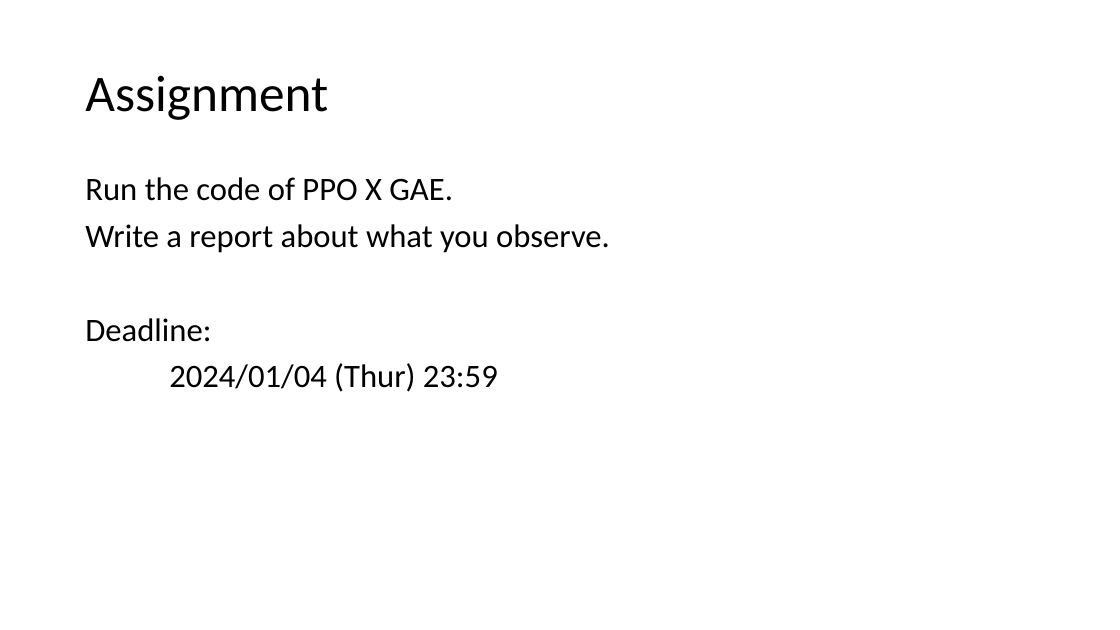
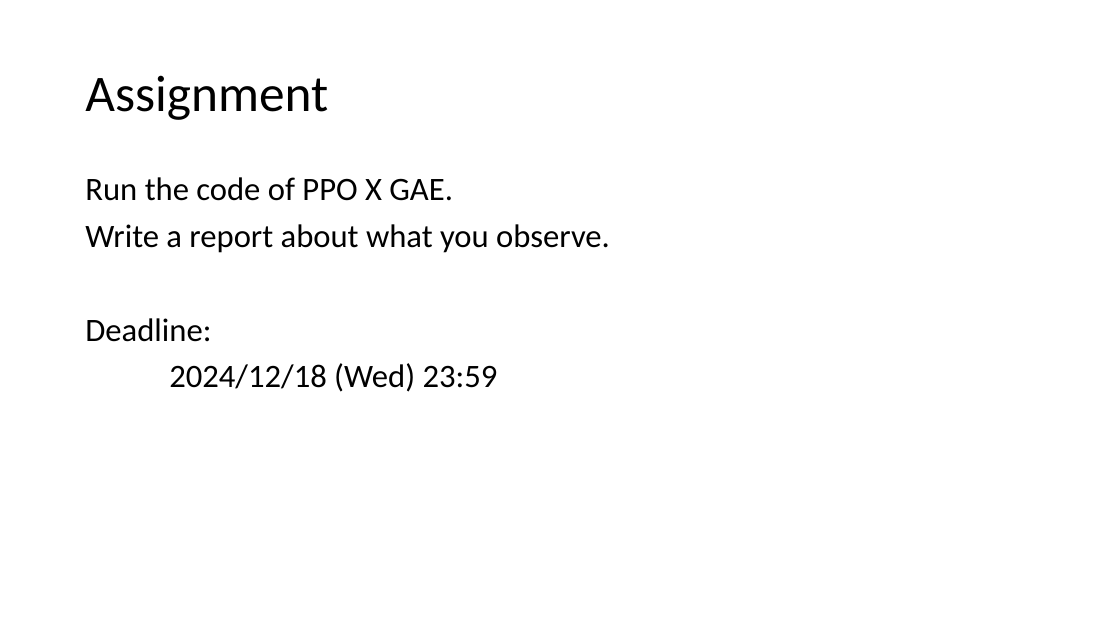
Before and after one commit to nthu-datalab/ml, a slide deck: slide 23 of labs/15_Deep-Reinforcement-Learning/Flappy_Bird_Frame-Based_Policy_Gradient.pptx. Drawn at 1120x630 pixels with LibreOffice and Linux fonts; fonts in the diff are those of the drawing. Boxes give left, top, right and bottom in pixels: in the first picture for what was removed or moved away, otherwise in the second. Text is boxed around its words. In the diff, an @@ line names an element or a change of style, - is before the commit and + after.

```diff
--- a/labs/15_Deep-Reinforcement-Learning/Flappy_Bird_Frame-Based_Policy_Gradient.pptx
+++ b/labs/15_Deep-Reinforcement-Learning/Flappy_Bird_Frame-Based_Policy_Gradient.pptx
@@ text at (169, 363, 498, 392): text changed @@
-2024/01/04 (Thur) 23:59
+2024/12/18 (Wed) 23:59
```
Also in this commit, not shown: 2 other files.
